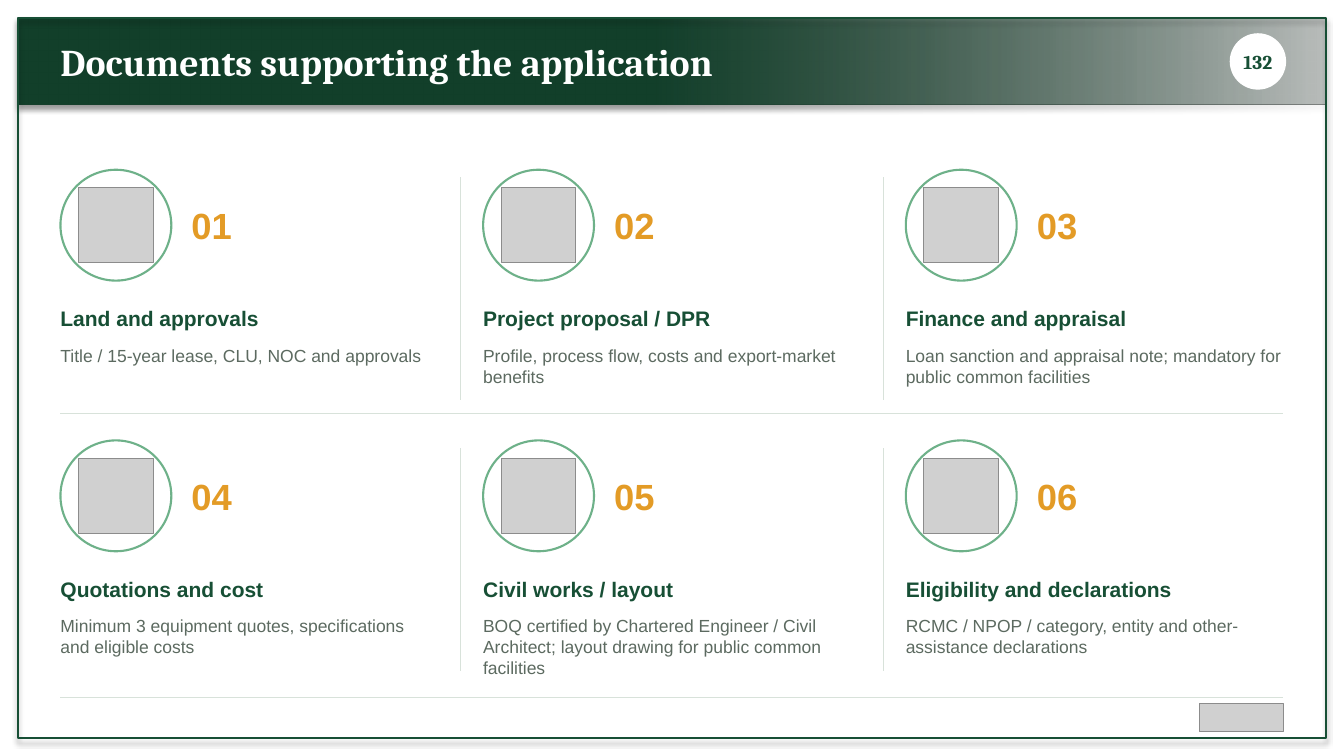
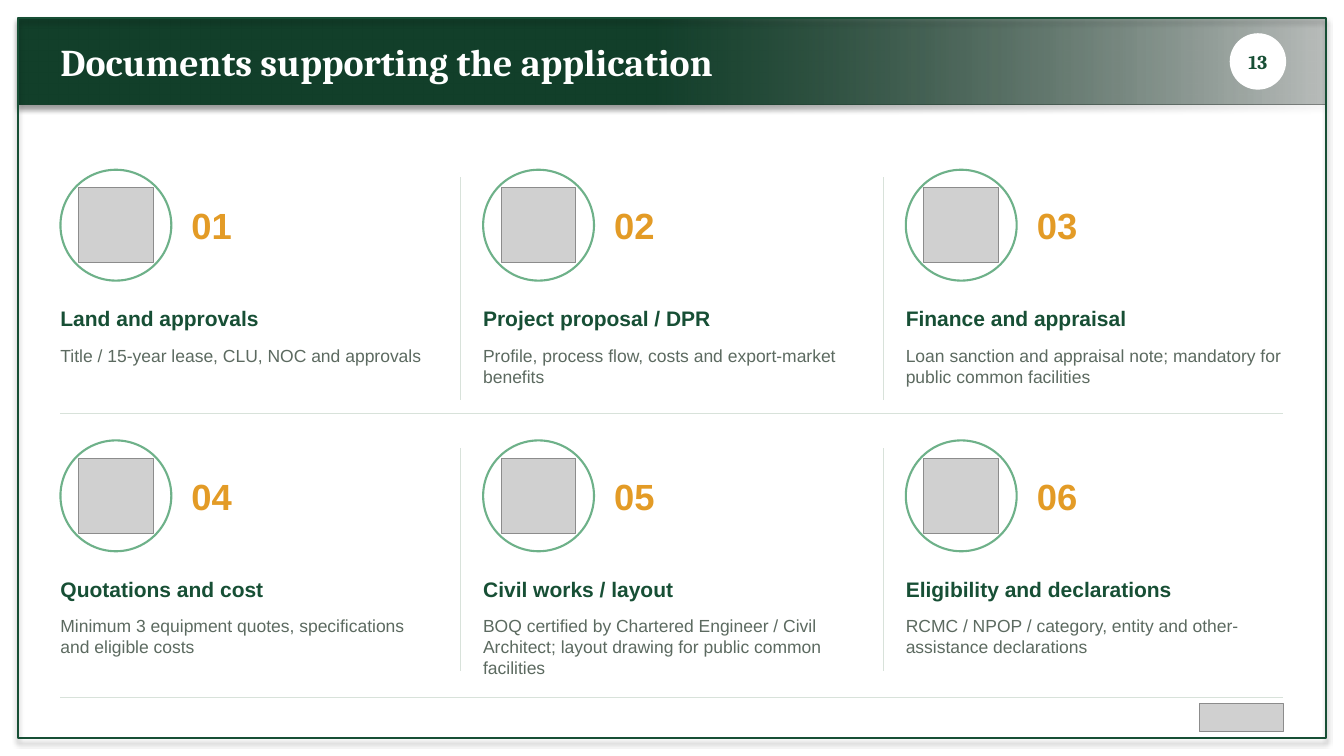
Before and after one commit to BantheFox012/FM, a slide deck: slide 13 of APEDA_BKNY.pptx. Drawn at 1344x756 pixels with LibreOffice and Linux fonts; fonts in the diff are those of the drawing; grey boxes stand for pictures. Boxes give left, top, right and bottom in pixels: in the first picture for what was removed or moved away, otherwise in the second. Text is boxed around its words. In the diff, an @@ line names an element or a change of style, - is before the commit and + after.

```diff
--- a/APEDA_BKNY.pptx
+++ b/APEDA_BKNY.pptx
@@ text at (x1=1248, y1=55, x2=1267, y2=69): text changed @@
-132
+13
```
Also in this commit, not shown: 11 other slides changed.
